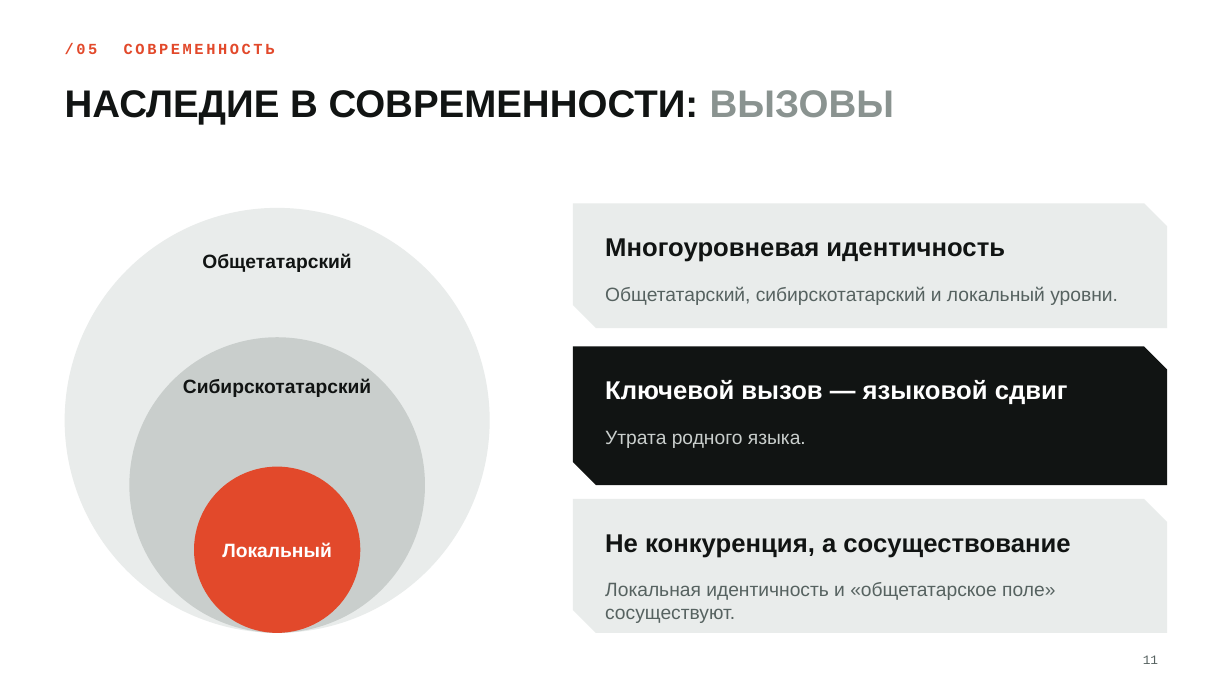
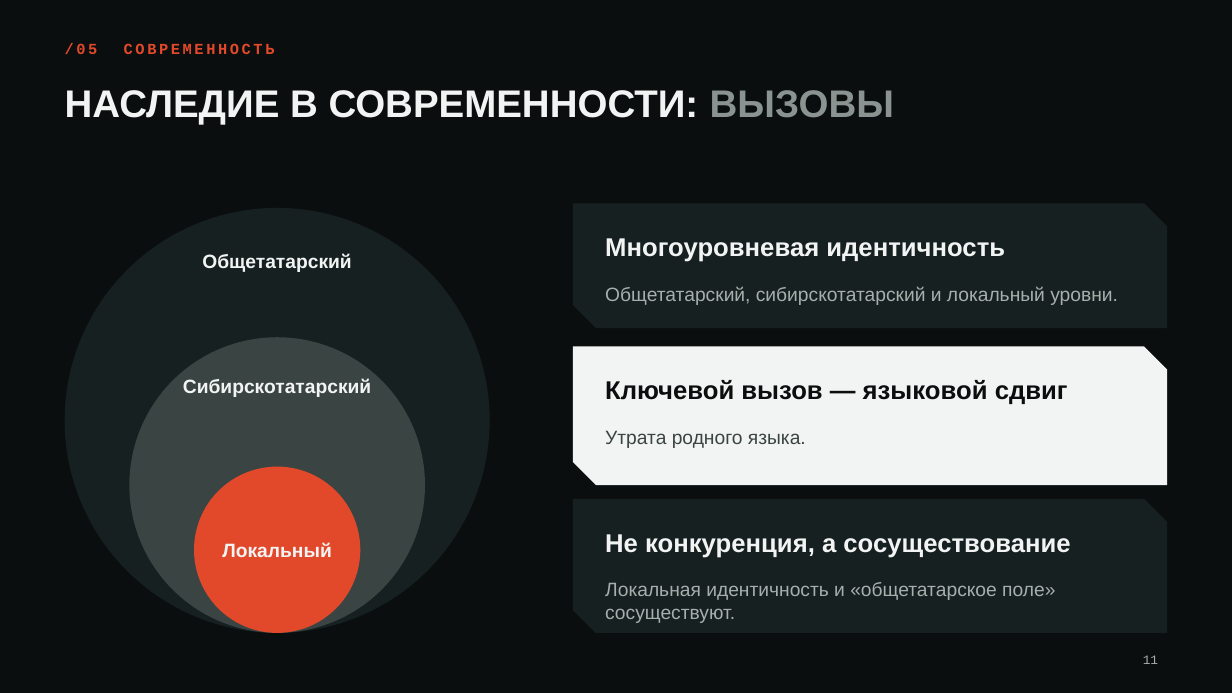
Before and after one commit to sgfsd/trading-bot, a slide deck: slide 11 of presentation/Siberian_Tatars_RU.pptx. Drawn at 1232x693 pixels with LibreOffice and Linux fonts; fonts in the diff are those of the drawing; background and template pictures are left out. Boxes give left, top, right and bottom in pixels: in the first picture for what was removed or moved away, otherwise in the second. Text is boxed around its words. In the diff, an @@ line names an element or a change of style, - is before the commit and + after.

```diff
--- a/presentation/Siberian_Tatars_RU.pptx
+++ b/presentation/Siberian_Tatars_RU.pptx
@@ background #FFFFFF to picture (left out) @@
@@ title "НАСЛЕДИЕ В СОВРЕМЕННОСТИ: ВЫЗОВЫ" at box(65, 90, 894, 124): text colour #111413 to #F2F4F3 in "НАСЛЕДИЕ В СОВРЕМЕННОСТИ:" @@
@@ ellipse at box(129, 337, 425, 633): fill #C9CECC to #3A4543 @@
@@ freeform shape at box(573, 347, 1167, 485): fill #111413 to #F2F4F3 @@
@@ text "Ключевой вызов — языковой сдвиг" at box(605, 380, 1068, 404): text colour #FFFFFF to #0A0E0E @@
@@ text "Утрата родного языка." at box(605, 430, 806, 448): text colour #C9CECC to #3A4543 @@
@@ text "Локальный" at box(222, 542, 331, 557): text colour #FFFFFF to #F2F4F3 @@
@@ fill #E9ECEB to #172020 in 3 elements at box(65, 208, 490, 633), box(573, 203, 1167, 328), box(573, 499, 1167, 633) @@
@@ text colour #111413 to #F2F4F3 in 4 elements at box(202, 253, 351, 272), box(183, 378, 371, 397), box(605, 238, 1005, 262), box(605, 534, 1070, 558) @@
@@ text colour #566260 to #A5AFAC in 3 elements at box(605, 286, 1118, 305), box(605, 582, 1055, 623), box(1143, 655, 1158, 664) @@
```
Also in this commit, not shown: 12 other slides changed, 1 other file.
